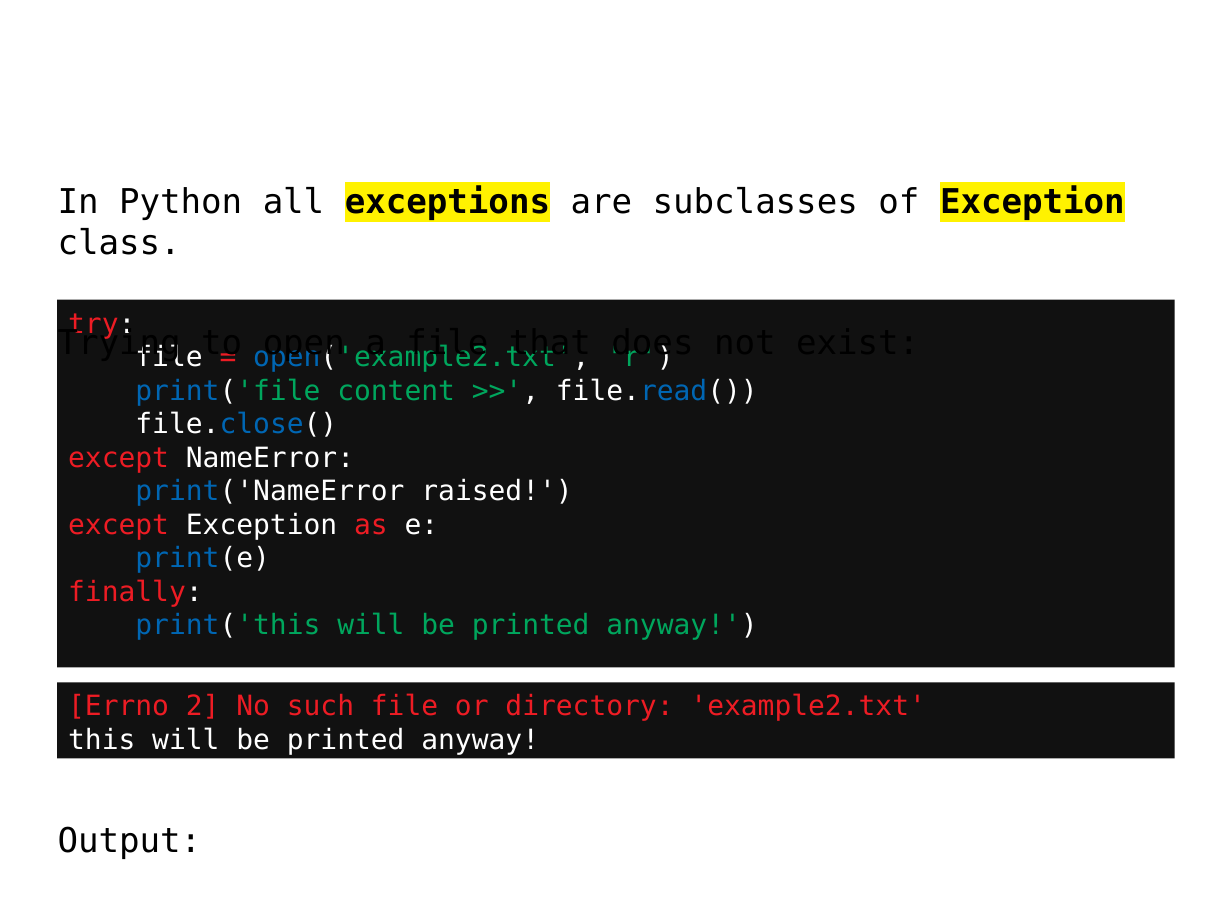
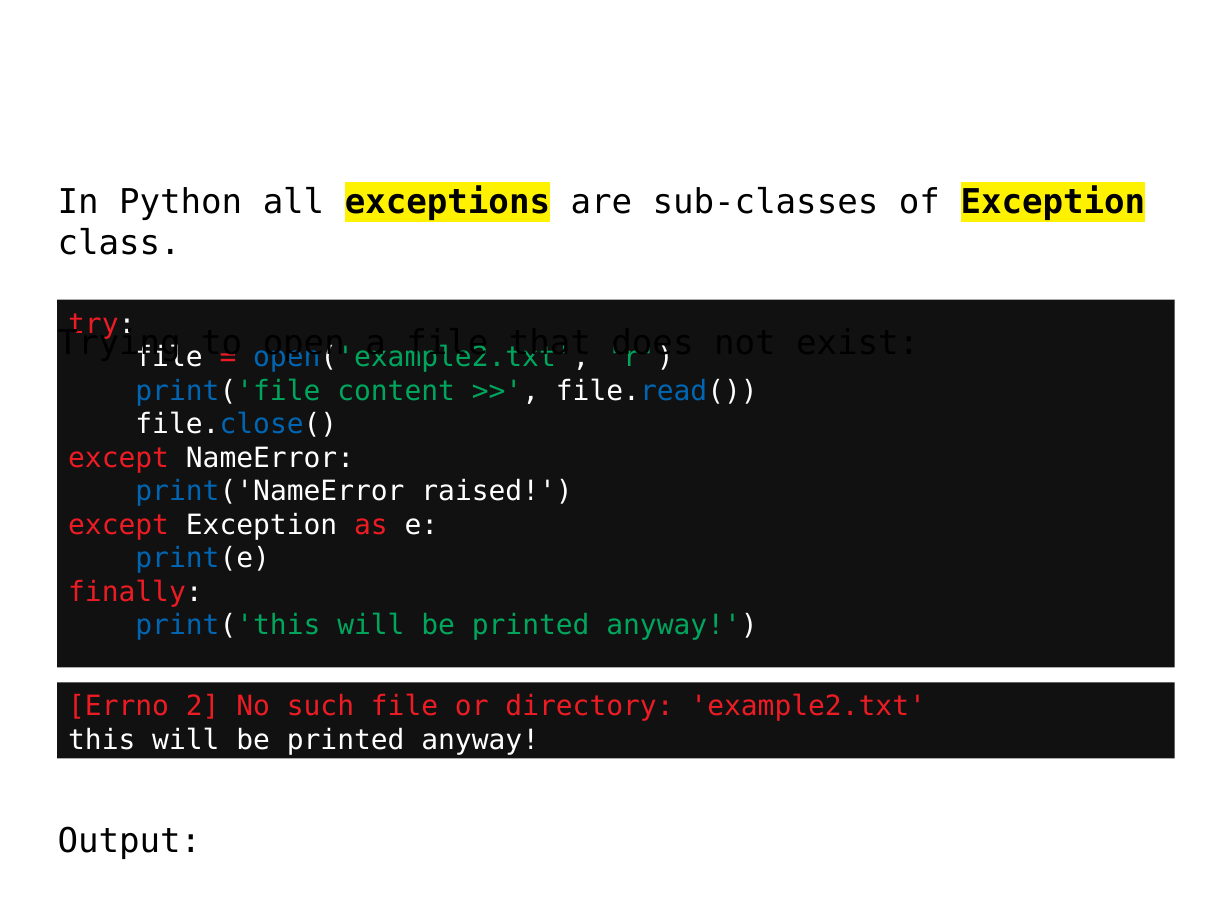
Before and after one commit to aasmpro/python3tutorials, a slide deck: slide 49 of python3tuturials.odp. Drawn at 1232x924 pixels with LibreOffice and Linux fonts; fonts in the diff are those of the drawing. Boxes give left, top, right and bottom in pixels: in the first picture for what was removed or moved away, otherwise in the second. Text is boxed around its words. In the diff, an @@ line names an element or a change of style, - is before the commit and + after.

```diff
--- a/python3tuturials.odp
+++ b/python3tuturials.odp
@@ text at (x1=58, y1=186, x2=1146, y2=255): text changed @@
-In Python all exceptions are subclasses of Exception class.
+In Python all exceptions are sub-classes of Exception class.
```
Also in this commit, not shown: 5 other slides changed, 4 other files.
